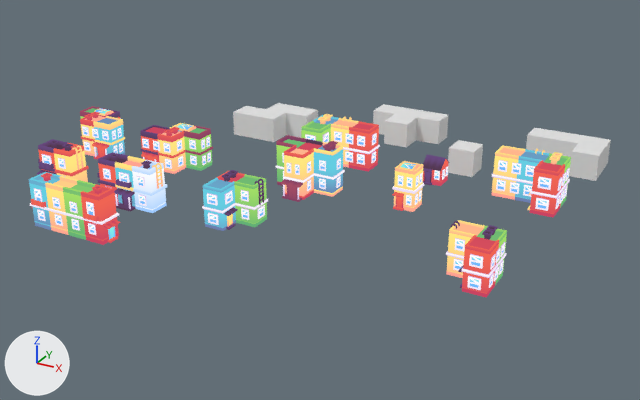
Renders of the Blender file Models/blend_file/house.blend from each side of a commit.
One viewpoint serves both versions: a camera (50 mm lens) standing at (38.0, -59.6, 23.3) and looking at (10.0, -8.6, -2.2). Lighting does not change. The marker at lower left points along +X, +Y and +Z.

In view in the first picture: 'Cube.005', 'Cube.006', 'Cube.014', 'house_I_2', 'house_I_3', 'house_I_4', 'house_J_3', 'house_J_4', 'house_L_3', 'house_L_4', 'house_T', 'house_cube_2', 'house_s', 'house_z'.
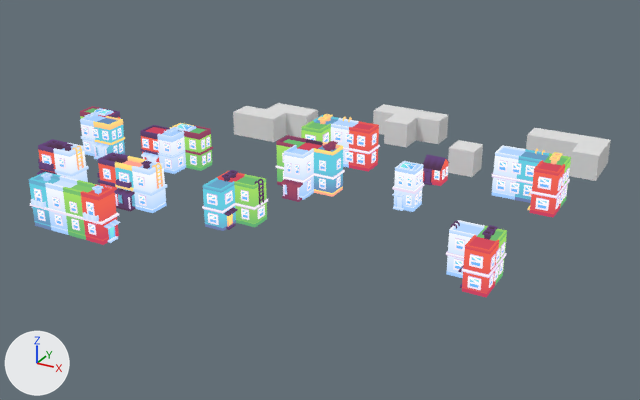
Diff of the bpy script that builds the scene:
```diff
--- a/Models/blend_file/house.blend.py
+++ b/Models/blend_file/house.blend.py
@@ mat_yellow_texture @@
 mat_yellow_texture = emission_material('yellow_texture')
-mat_yellow_texture.texture = img_yellow_texture_png
+mat_yellow_texture.texture = img_white_texture_png
```

Pixel boxes [x1, y1, x2, y2] of what changed, in the pictures (640 x 400 px):
'house_I_4', surface changed
    both: [30, 172, 120, 244]
'house_J_4', surface changed
    both: [492, 145, 529, 200]
'house_T', surface changed
    both: [281, 141, 343, 202]
'house_J_3', surface changed
    both: [446, 220, 488, 281]
'house_s', surface changed
    both: [141, 123, 199, 174]
'house_L_4', surface changed
    both: [327, 117, 362, 168]
'house_z', surface changed
    both: [80, 107, 117, 159]
'house_I_2', surface changed
    both: [38, 142, 89, 182]
'house_cube_2', surface changed
    both: [392, 161, 424, 212]
